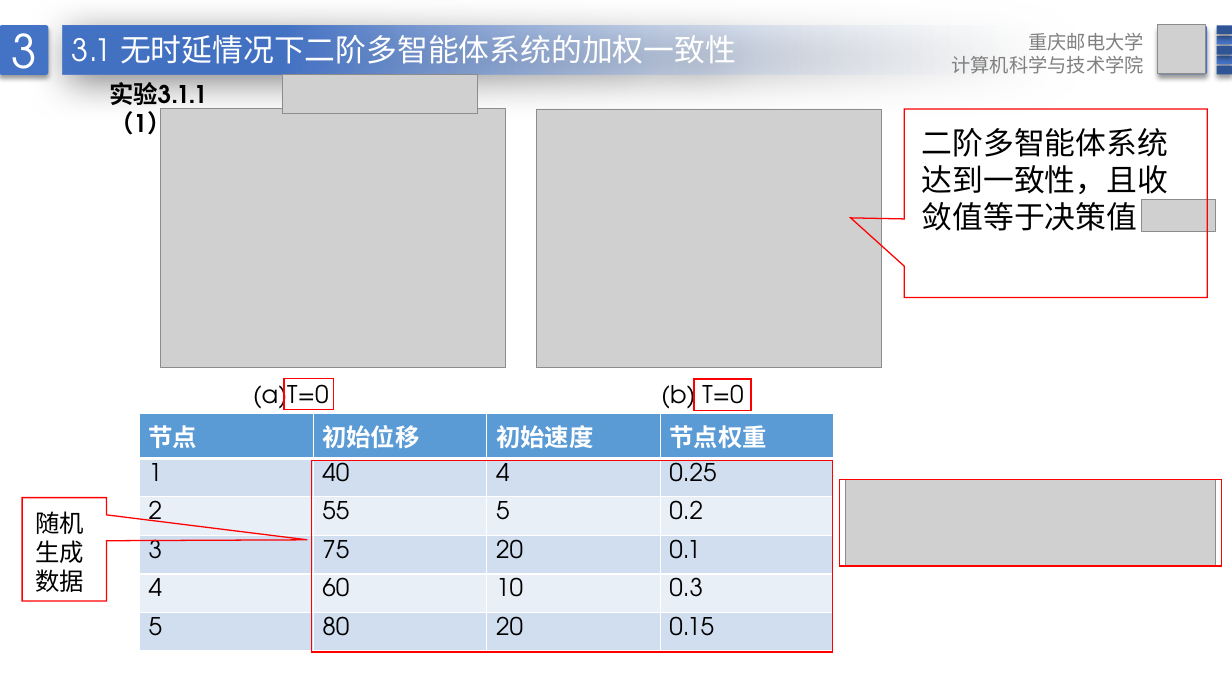
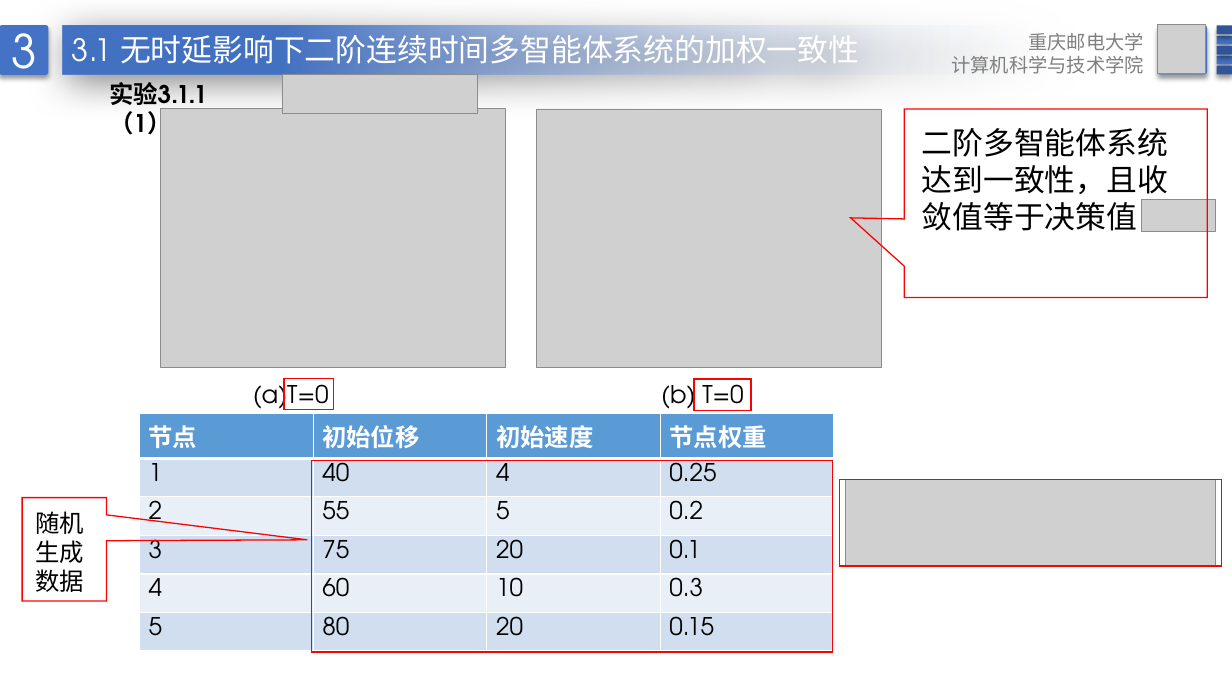
Before and after one commit to DotGeng/graduation, a slide deck: slide 16 of 耿玉坤答辩ppt.pptx. Drawn at 1232x693 pixels with LibreOffice and Linux fonts; fonts in the diff are those of the drawing; grey boxes stand for pictures; background and template pictures are left out. Boxes give left, top, right and bottom in pixels: in the first picture for what was removed or moved away, otherwise in the second. Text is boxed around its words. In the diff, an @@ line names an element or a change of style, - is before the commit and + after.

```diff
--- a/耿玉坤答辩ppt.pptx
+++ b/耿玉坤答辩ppt.pptx
@@ text in rectangle at (72,30,859,77): text changed @@
-3.1 无时延情况下二阶多智能体系统的加权一致性
+3.1 无时延影响下二阶连续时间多智能体系统的加权一致性
```
Also in this commit, not shown: 16 other slides changed, 1 slide added, 3 other files.
